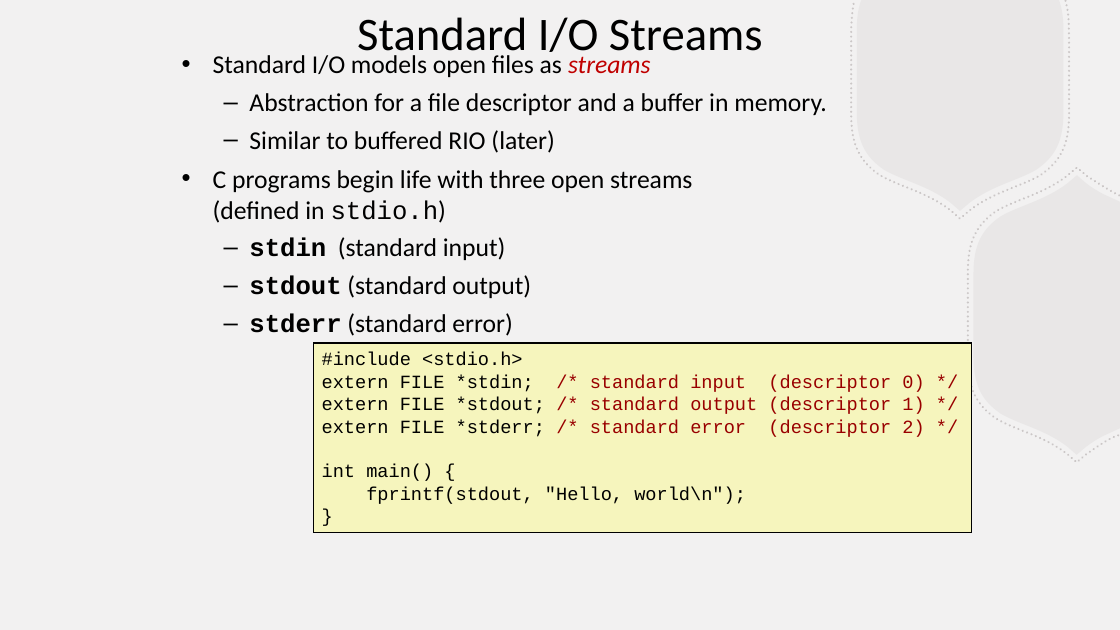
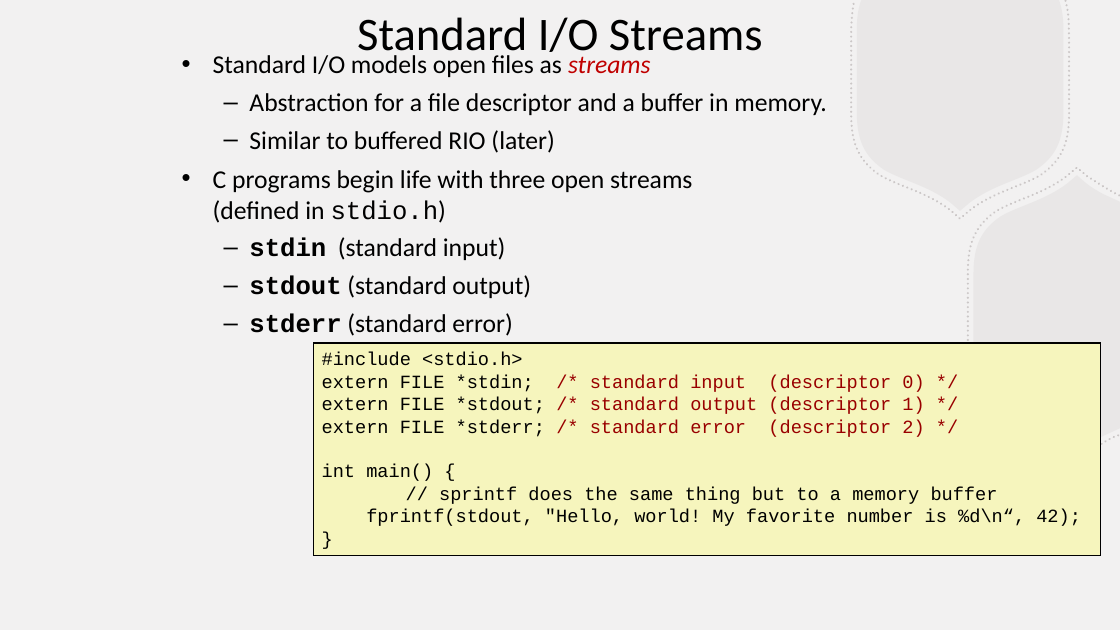
Before and after one commit to BillJr99/Ursinus-CS376, a slide deck: slide 22 of files/lectures/fileio.pptx (slide 20 before the commit). Drawn at 1120x630 pixels with LibreOffice and Linux fonts; fonts in the diff are those of the drawing. Boxes give left, top, right and bottom in pixels: in the first picture for what was removed or moved away, otherwise in the second. Text is boxed around its words. In the diff, an @@ line names an element or a change of style, - is before the commit and + after.

```diff
--- a/files/lectures/fileio.pptx
+++ b/files/lectures/fileio.pptx
@@ rectangle "#include <stdio.h>": place and size @@
-rectangle "#include <stdio.h>" at (313, 343, 972, 533)
+rectangle "#include <stdio.h>" at (313, 343, 1101, 555)
@@ text in rectangle at (366, 487, 1081, 526): text changed @@
-fprintf(stdout, "Hello, world\n");
+// sprintf does the same thing but to a memory buffer
+fprintf(stdout, "Hello, world! My favorite number is %d\n“, 42);
```
Also in this commit, not shown: 2 slides added, 1 other file.
